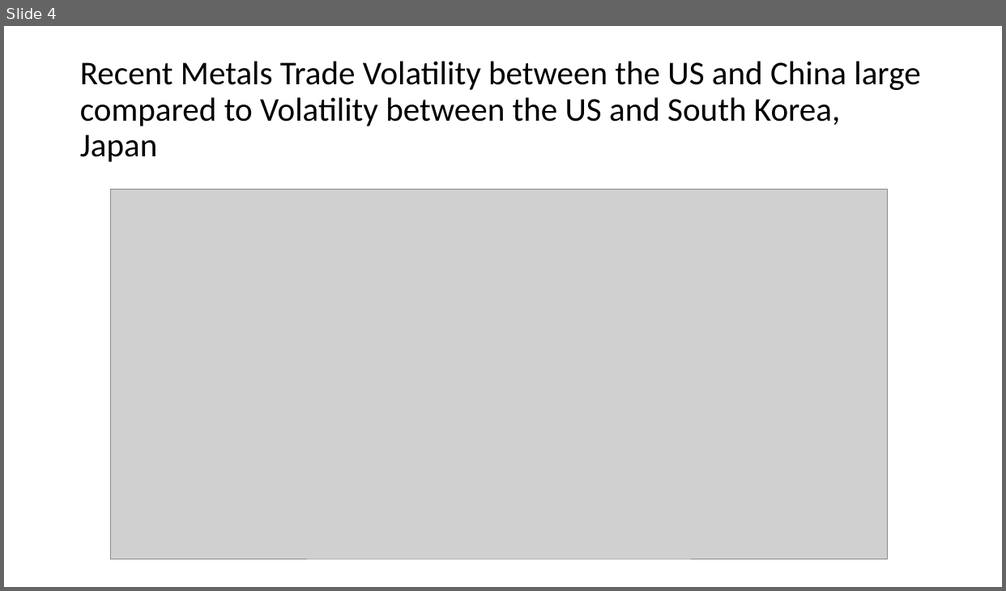
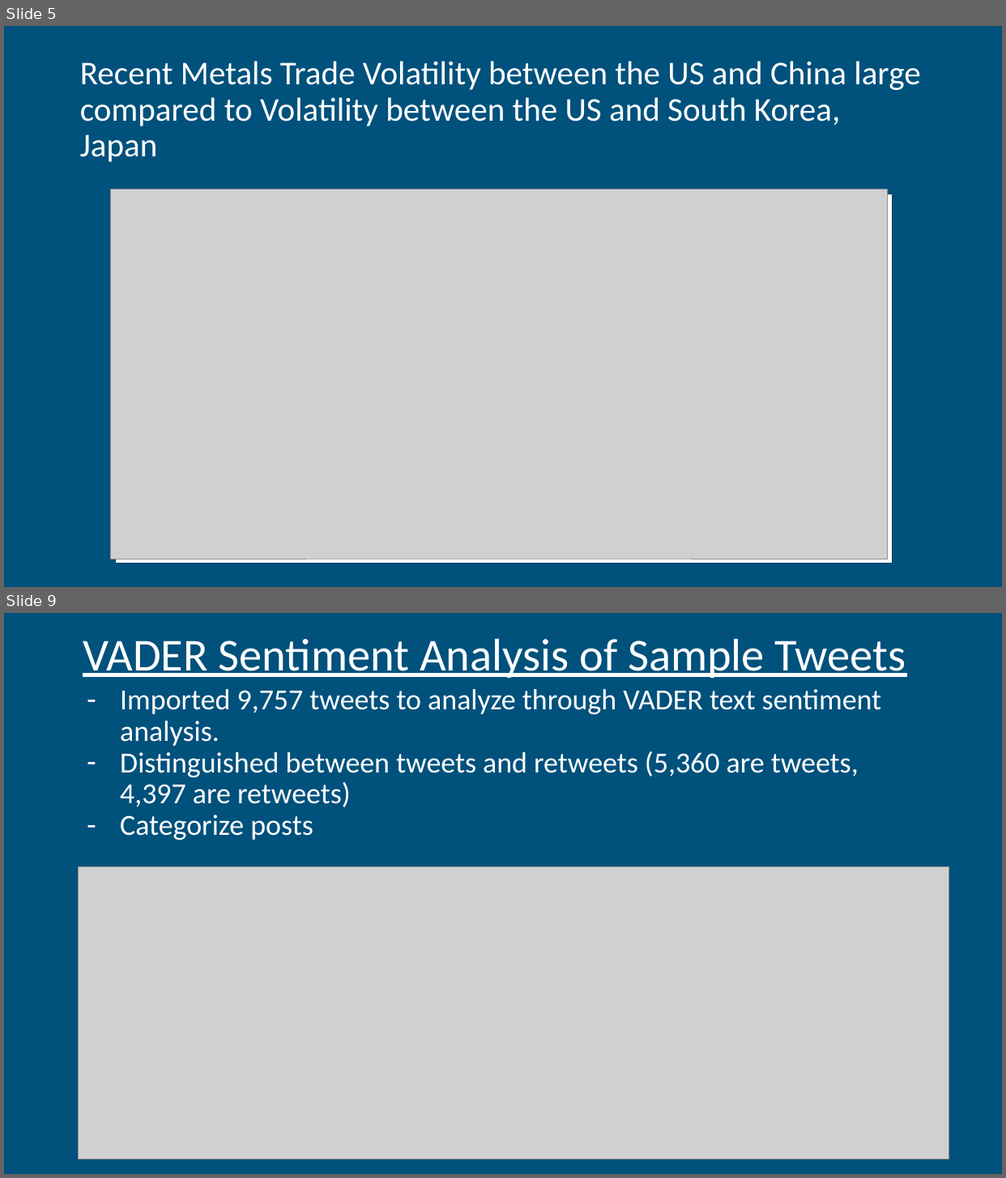
Before and after one commit to christinamarpar/GW-project-1, a slide deck: TradePres_v1.pptx. Shown one above the other, each under a label of ours: slide 4 before the commit, slides 5 and 9 after it; the slides between them are not shown. The pictures are 1006x591 and 1006x1178 pixels, drawn with LibreOffice and Linux fonts; fonts in the diff are those of the drawing; grey boxes stand for pictures. Boxes give left, top, right and bottom in pixels: in the first picture for what was removed or moved away, otherwise in the second. Text is boxed around its words. In the diff, an @@ line names an element or a change of style, - is before the commit and + after.

```diff
--- a/TradePres_v1.pptx
+++ b/TradePres_v1.pptx
@@ slide 9 added at bbox=[4, 613, 1002, 1174], background #00517C @@
@@ title added at bbox=[83, 638, 906, 678], 44 pt, text #FFFFFF, underline @@
+VADER Sentiment Analysis of Sample Tweets
@@ text added at bbox=[120, 689, 881, 840], 28 pt, text #FFFFFF @@
+– Imported 9,757 tweets to analyze through VADER text sentiment analysis.
+– Distinguished between tweets and retweets (5,360 are tweets, 4,397 are retweets)
+– Categorize posts
@@ picture added at bbox=[78, 867, 949, 1160] @@
@@ what was slide 4 is now slide 5 @@
@@ slide 5 changed as well @@
@@ background #FFFFFF to #00517C @@
@@ title "Recent Metals Trade Volatility between ..." at bbox=[80, 61, 920, 162]: text colour #000000 to #FFFFFF @@
@@ rectangle added at bbox=[115, 194, 892, 565], fill #FFFFFF, outline #004065 0.75 pt @@
```
Also in this commit, not shown: 3 other slides changed, 7 other slides added, 8 other files.
